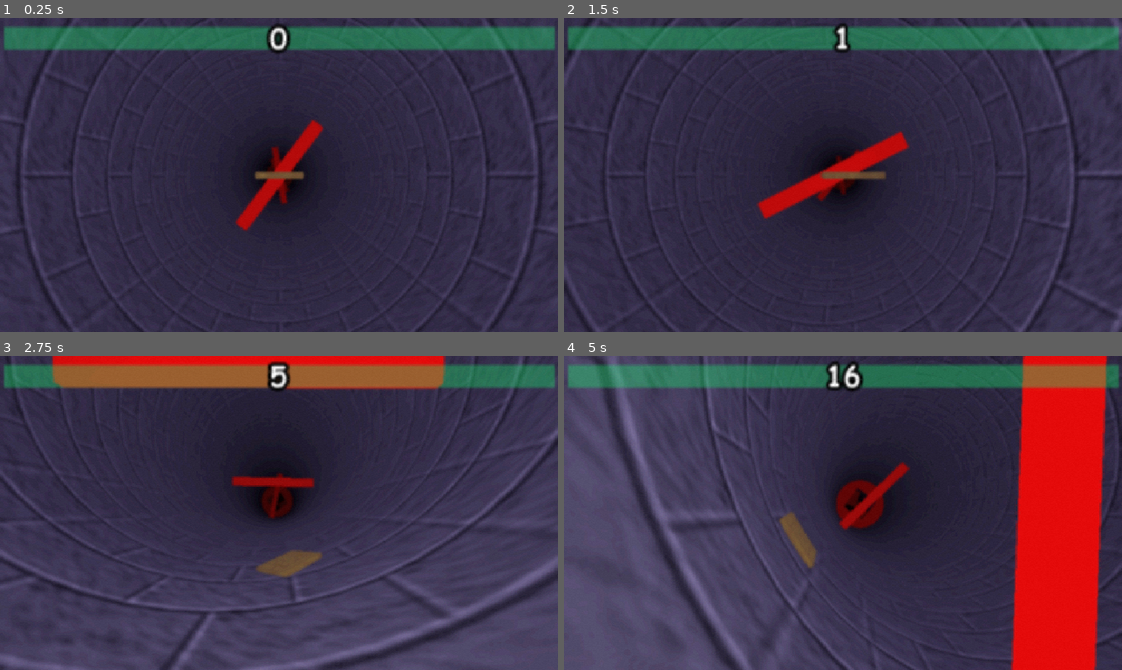
Above: before the commit, frames 1-4 (two rows, left to right).
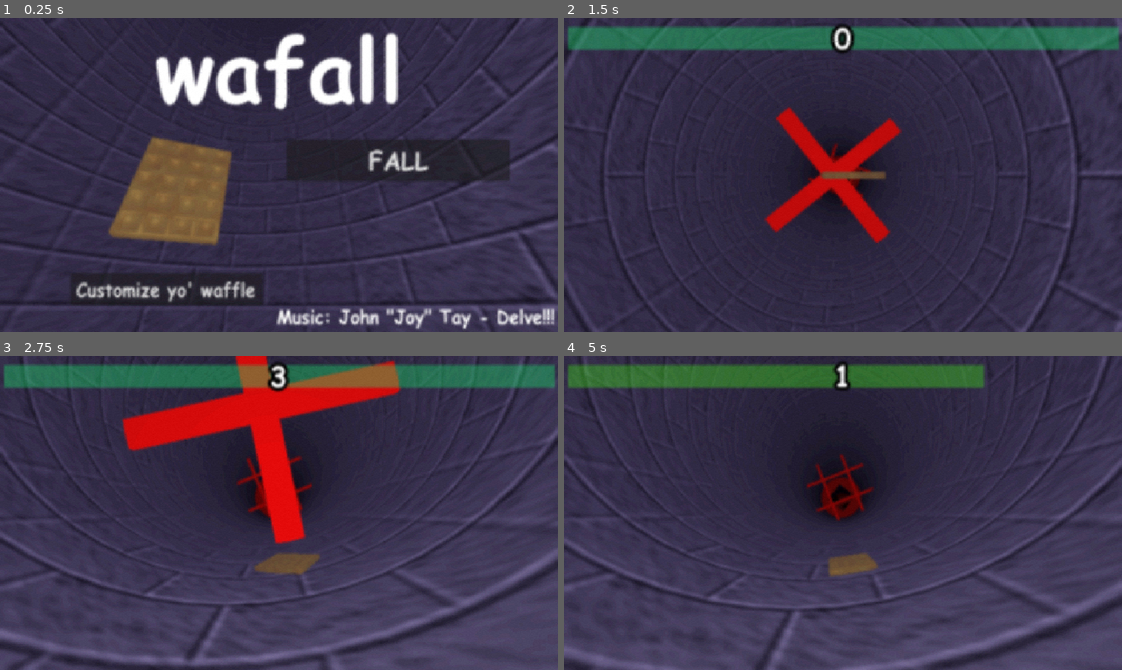
Above: after the commit, the same moments.

Repository: TaelsDaFoox/wafall
Game: Godot game, scene res://title_alt.tscn
Two runs of this game, one before a commit and one after it. Both use one fixed random seed, a clock stepped at 60 frames per second and the inputs below. Before the commit the project starts from res://world.tscn. Sound files missing from this copy of the repository are replaced by a short silence.
Inputs (mouse positions are in pixels of both pictures, inside the frame that each line leads up to):
- Up to frame 1 (0.25 s): no input
- Up to frame 2 (1.5 s): click (960, 159) at 0.5 s, where only the run after the commit has a clickable "FALL"; tap Enter at 1.25 s; hold D (right) from 1.28 s (still down); tap Alt at 1.35 s
- Up to frame 3 (2.75 s): release D (right) at 2.03 s; hold S (down) from 2.03 s (still down); tap Shift at 2.1 s
- Up to frame 4 (5 s): release S (down) at 2.78 s; hold D (right) 2.78-3.53 s; tap Alt at 2.85, 4.35 s; hold W (up) 3.53-4.28 s; tap Shift at 3.6 s; hold A (left) from 4.28 s (still down)

The runs differ from the first frame. In frame 1, 31% of the frame differs, in the area x 0-100%, y 0-100%; in frame 2, 4.4%; in frame 3, 21%; in frame 4, 49%.

Commit message:
custom characters, exploding obstacles
"customize yo' waffle" menu now works, obstacles are now removed when you hit them, and you can no longer move on the title screen

Diff:
--- a/Global.gd
+++ b/Global.gd
@@ -1,6 +1,8 @@
 extends Node
 var falldist :=0.0
 var waffleHP := 100.0
+var playermodel := 0
+var canMove = true
 signal wrap()
 func emitwrap():
 	wrap.emit()
--- a/obstacle.gd
+++ b/obstacle.gd
@@ -1,5 +1,6 @@
 extends Node3D
 var spinspeed := 0.0
+var active=true
 
 func _ready() -> void:
 	spinspeed= randf_range(-1,1)
@@ -12,7 +13,10 @@
 
 
 func _on_area_3d_body_entered(body: Node3D) -> void:
-	body.explode()
+	if active:
+		body.explode()
+		active=false
+		visible=false
 	#get_tree().reload_current_scene()
 
 func _process(delta: float) -> void:
--- a/obstacle_controller.gd
+++ b/obstacle_controller.gd
@@ -1,7 +1,8 @@
 extends Node3D
-var obstacle1 = load("res://obstacles/obstacle_line.tscn")
-var obstacle2 = load("res://obstacles/obstacle_checker.tscn")
-var obstacle3 = load("res://obstacles/obstacle_hole.tscn")
+#var obstacle1 = load("res://obstacles/obstacle_line.tscn")
+#var obstacle2 = load("res://obstacles/obstacle_checker.tscn")
+#var obstacle3 = load("res://obstacles/obstacle_hole.tscn")
+var obstacles = [load("res://obstacles/obstacle_line.tscn"),load("res://obstacles/obstacle_checker.tscn"),load("res://obstacles/obstacle_hole.tscn"),load("res://obstacles/obstacle_cross.tscn"),load("res://obstacles/obstacle_grid.tscn")]
 @export var obstacledist = 200
 
 func _ready() -> void:
@@ -10,21 +11,15 @@
 
 func spawnObstacle():
 	var obstacle = newObstacle()
-	get_parent().add_child(obstacle)
 	obstacle.position.y = -obstacledist*5
 	obstacle.rotation.y=randf()*PI*2
+	get_parent().add_child(obstacle)
 
 func spawnObstacleCustom(dist:float):
 	var obstacle = newObstacle()
-	get_parent().add_child.call_deferred(obstacle)
 	obstacle.position.y = -dist
 	obstacle.rotation.y=randf()*PI*2
+	get_parent().add_child.call_deferred(obstacle)
 
 func newObstacle():
-	match randi_range(1,3):
-		1:
-			return obstacle1.instantiate()
-		2:
-			return obstacle2.instantiate()
-		3:
-			return obstacle3.instantiate()
+	return obstacles[randi_range(0,obstacles.size()-1)].instantiate()
--- /dev/null
+++ b/obstacles/obstacle_cross.tscn
@@ -0,0 +1,32 @@
+[gd_scene load_steps=4 format=3 uid="uid://cn2ci8rip5o33"]
+
+[ext_resource type="Script" uid="uid://mguwx63lkt2u" path="res://obstacle.gd" id="1_jj240"]
+[ext_resource type="Material" uid="uid://jdpydlx2ixyq" path="res://materials/killbrick_mat.tres" id="2_ml66l"]
+
+[sub_resource type="BoxShape3D" id="BoxShape3D_882fk"]
+size = Vector3(10.728516, 2.282959, 108.23047)
+
+[node name="Obstacle" type="Node3D"]
+script = ExtResource("1_jj240")
+
+[node name="Area3D" type="Area3D" parent="."]
+collision_layer = 0
+collision_mask = 2
+
+[node name="CollisionShape3D" type="CollisionShape3D" parent="Area3D"]
+shape = SubResource("BoxShape3D_882fk")
+
+[node name="CollisionShape3D2" type="CollisionShape3D" parent="Area3D"]
+transform = Transform3D(-4.371139e-08, 0, -1, 0, 1, 0, 1, 0, -4.371139e-08, 0, 0, 0)
+shape = SubResource("BoxShape3D_882fk")
+
+[node name="CSGBox3D" type="CSGBox3D" parent="."]
+size = Vector3(10.676025, 2.248291, 114.22754)
+material = ExtResource("2_ml66l")
+
+[node name="CSGBox3D2" type="CSGBox3D" parent="."]
+transform = Transform3D(-4.371139e-08, 0, -1, 0, 1, 0, 1, 0, -4.371139e-08, 0, 0, 0)
+size = Vector3(10.676025, 2.248291, 114.22754)
+material = ExtResource("2_ml66l")
+
+[connection signal="body_entered" from="Area3D" to="." method="_on_area_3d_body_entered"]
--- /dev/null
+++ b/obstacles/obstacle_grid.tscn
@@ -0,0 +1,52 @@
+[gd_scene load_steps=4 format=3 uid="uid://dpb5aibr2xwyg"]
+
+[ext_resource type="Script" uid="uid://mguwx63lkt2u" path="res://obstacle.gd" id="1_lh1yy"]
+[ext_resource type="Material" uid="uid://jdpydlx2ixyq" path="res://materials/killbrick_mat.tres" id="2_27fsf"]
+
+[sub_resource type="BoxShape3D" id="BoxShape3D_882fk"]
+size = Vector3(4, 2.282959, 194.80847)
+
+[node name="Obstacle" type="Node3D"]
+script = ExtResource("1_lh1yy")
+
+[node name="Area3D" type="Area3D" parent="."]
+collision_layer = 0
+collision_mask = 2
+
+[node name="CollisionShape3D" type="CollisionShape3D" parent="Area3D"]
+transform = Transform3D(1, 0, 0, 0, 1, 0, 0, 0, 1, -20, 0, -20)
+shape = SubResource("BoxShape3D_882fk")
+
+[node name="CollisionShape3D2" type="CollisionShape3D" parent="Area3D"]
+transform = Transform3D(-4.371139e-08, 0, -1, 0, 1, 0, 1, 0, -4.371139e-08, -20, 0, -20)
+shape = SubResource("BoxShape3D_882fk")
+
+[node name="CollisionShape3D3" type="CollisionShape3D" parent="Area3D"]
+transform = Transform3D(1, 0, 0, 0, 1, 0, 0, 0, 1, 20, 0, 20)
+shape = SubResource("BoxShape3D_882fk")
+
+[node name="CollisionShape3D4" type="CollisionShape3D" parent="Area3D"]
+transform = Transform3D(-4.371139e-08, 0, -1, 0, 1, 0, 1, 0, -4.371139e-08, -23.289001, 0, 19.999998)
+shape = SubResource("BoxShape3D_882fk")
+
+[node name="CSGBox3D" type="CSGBox3D" parent="."]
+transform = Transform3D(1, 0, 0, 0, 1, 0, 0, 0, 1, -20, 0, 0.9699707)
+size = Vector3(4, 2.248291, 156.16748)
+material = ExtResource("2_27fsf")
+
+[node name="CSGBox3D2" type="CSGBox3D" parent="."]
+transform = Transform3D(-4.371139e-08, 0, -1, 0, 1, 0, 1, 0, -4.371139e-08, 0.0715332, 0, -20)
+size = Vector3(4, 2.248291, 154.3706)
+material = ExtResource("2_27fsf")
+
+[node name="CSGBox3D3" type="CSGBox3D" parent="."]
+transform = Transform3D(1, 0, 0, 0, 1, 0, 0, 0, 1, 20, 0, 0.7565918)
+size = Vector3(4, 2.248291, 152.71436)
+material = ExtResource("2_27fsf")
+
+[node name="CSGBox3D4" type="CSGBox3D" parent="."]
+transform = Transform3D(-4.371139e-08, 0, -1, 0, 1, 0, 1, 0, -4.371139e-08, -7.9797363, 0, 19.999998)
+size = Vector3(4, 2.248291, 170.18701)
+material = ExtResource("2_27fsf")
+
+[connection signal="body_entered" from="Area3D" to="." method="_on_area_3d_body_entered"]
--- a/obstacles/obstacle_line.tscn
+++ b/obstacles/obstacle_line.tscn
@@ -4,7 +4,7 @@
 [ext_resource type="Material" uid="uid://jdpydlx2ixyq" path="res://materials/killbrick_mat.tres" id="1_qdxwr"]
 
 [sub_resource type="BoxShape3D" id="BoxShape3D_882fk"]
-size = Vector3(10.728516, 2.282959, 108.23047)
+size = Vector3(21.56836, 2.282959, 108.23047)
 
 [node name="Obstacle" type="Node3D"]
 script = ExtResource("1_882fk")
@@ -17,7 +17,7 @@
 shape = SubResource("BoxShape3D_882fk")
 
 [node name="CSGBox3D" type="CSGBox3D" parent="."]
-size = Vector3(10.676025, 2.248291, 114.22754)
+size = Vector3(21.563477, 2.248291, 114.22754)
 material = ExtResource("1_qdxwr")
 
 [connection signal="body_entered" from="Area3D" to="." method="_on_area_3d_body_entered"]
--- a/project.godot
+++ b/project.godot
@@ -11,7 +11,7 @@
 [application]
 
 config/name="Wafall"
-run/main_scene="uid://cue8mk11ld61t"
+run/main_scene="uid://cis7jhbcm5lqp"
 config/features=PackedStringArray("4.5", "GL Compatibility")
 config/icon="res://icon.svg"
 
@@ -32,6 +32,14 @@
 
 [input]
 
+ui_accept={
+"deadzone": 0.5,
+"events": [Object(InputEventKey,"resource_local_to_scene":false,"resource_name":"","device":0,"window_id":0,"alt_pressed":false,"shift_pressed":false,"ctrl_pressed":false,"meta_pressed":false,"pressed":false,"keycode":4194309,"physical_keycode":0,"key_label":0,"unicode":0,"location":0,"echo":false,"script":null)
+, Object(InputEventKey,"resource_local_to_scene":false,"resource_name":"","device":0,"window_id":0,"alt_pressed":false,"shift_pressed":false,"ctrl_pressed":false,"meta_pressed":false,"pressed":false,"keycode":4194310,"physical_keycode":0,"key_label":0,"unicode":0,"location":0,"echo":false,"script":null)
+, Object(InputEventKey,"resource_local_to_scene":false,"resource_name":"","device":0,"window_id":0,"alt_pressed":false,"shift_pressed":false,"ctrl_pressed":false,"meta_pressed":false,"pressed":false,"keycode":32,"physical_keycode":0,"key_label":0,"unicode":32,"location":0,"echo":false,"script":null)
+, Object(InputEventJoypadButton,"resource_local_to_scene":false,"resource_name":"","device":-1,"button_index":0,"pressure":0.0,"pressed":true,"script":null)
+]
+}
 up={
 "deadzone": 0.2,
 "events": [Object(InputEventKey,"resource_local_to_scene":false,"resource_name":"","device":-1,"window_id":0,"alt_press …(192 unchanged characters)…
--- a/title_alt.tscn
+++ b/title_alt.tscn
@@ -1,14 +1,13 @@
-[gd_scene load_steps=11 format=3 uid="uid://cis7jhbcm5lqp"]
+[gd_scene load_steps=10 format=3 uid="uid://cis7jhbcm5lqp"]
 
 [ext_resource type="Material" uid="uid://chl7b8pmev0ih" path="res://materials/Bricks.tres" id="1_a8gxr"]
 [ext_resource type="PackedScene" uid="uid://dian7bnwaawuo" path="res://waffle.tscn" id="2_2i62n"]
 [ext_resource type="PhysicsMaterial" uid="uid://oyblx46378ey" path="res://materials/frictionless.tres" id="3_si5mo"]
 [ext_resource type="Script" uid="uid://dfxaw82x21wd3" path="res://camera_title.gd" id="4_g24ii"]
 [ext_resource type="Script" uid="uid://cborgbtsf0dtx" path="res://wall_collision.gd" id="5_4q325"]
-[ext_resource type="FontFile" uid="uid://kg3qgerw6jf0" path="res://fonts/comicbd.ttf" id="7_2i62n"]
 [ext_resource type="AudioStream" uid="uid://dhbvcygskw4al" path="res://audio/music/Delve!!!.wav" id="7_a8gxr"]
 [ext_resource type="Material" uid="uid://cc6jq52jf3gxv" path="res://materials/jpeg.tres" id="7_p2suv"]
-[ext_resource type="Script" uid="uid://ws4pks405ugm" path="res://title_menu.gd" id="8_si5mo"]
+[ext_resource type="PackedScene" uid="uid://dg6t0vlqegxpm" path="res://titlemenus/title_menu_main.tscn" id="8_2i62n"]
 
 [sub_resource type="Environment" id="Environment_36lrl"]
 ambient_light_source = 2
@@ -52,76 +51,6 @@
 ring_sides = 3
 script = ExtResource("5_4q325")
 
-[node name="TitleMenu" type="Control" parent="."]
-layout_mode = 3
-anchors_preset = 15
-anchor_right = 1.0
-anchor_bottom = 1.0
-grow_horizontal = 2
-grow_vertical = 2
-script = ExtResource("8_si5mo")
-
-[node name="Label" type="Label" parent="TitleMenu"]
-layout_mode = 1
-anchors_preset = 15
-anchor_right = 1.0
-anchor_bottom = 1.0
-offset_top = -15.0
-offset_bottom = -15.0
-grow_horizontal = 2
-grow_vertical = 2
-theme_override_fonts/font = ExtResource("7_2i62n")
-theme_override_font_sizes/font_size = 100
-text = "wafall"
-horizontal_alignment = 1
-
-[node name="Start" type="Button" parent="TitleMenu"]
-layout_mode = 1
-anchors_preset = 11
-anchor_left = 1.0
-anchor_right = 1.0
-anchor_bottom = 1.0
-offset_left = -312.0
-offset_top = 139.0
-offset_right = -56.0
-offset_bottom = -173.0
-grow_horizontal = 0
-grow_vertical = 2
-theme_override_fonts/font = ExtResource("7_2i62n")
-theme_override_font_sizes/font_size = 28
-text = "FALL"
-
-[node name="Customize" type="Button" parent="TitleMenu"]
-layout_mode = 1
-anchors_preset = 15
-anchor_right = 1.0
-anchor_bottom = 1.0
-offset_left = 80.0
-offset_top = 292.0
-offset_right = -340.0
-offset_bottom = -31.0
-grow_horizontal = 2
-grow_vertical = 2
-theme_override_fonts/font = ExtResource("7_2i62n")
-theme_override_font_sizes/font_size = 20
-text = "Customize yo' waffle"
-
-[node name="Label2" type="Label" parent="TitleMenu"]
-layout_mode = 1
-anchors_preset = -1
-anchor_top = 1.0
-anchor_bottom = 1.0
-offset_left = 4.0
-offset_top = -144.0
-offset_right = 392.0
-offset_bottom = -3.0
-grow_horizontal = 2
-grow_vertical = 2
-theme_override_fonts/font = ExtResource("7_2i62n")
-theme_override_font_sizes/font_size = 20
-text = "Music: John \"Joy\" Tay - Delve!!!"
-vertical_alignment = 2
-
 [node name="CanvasLayer" type="CanvasLayer" parent="."]
 
 [node name="ColorRect" type="ColorRect" parent="CanvasLayer"]
@@ -138,4 +67,4 @@
 volume_db = -10.0
 autoplay = true
 
-[connection signal="pressed" from="TitleMenu/Start" to="TitleMenu" method="_on_start_pressed"]
+[node name="TitleMenuMain" parent="." instance=ExtResource("8_2i62n")]
--- a/title_menu.gd
+++ b/title_menu.gd
@@ -1,5 +1,13 @@
 extends Control
+var customizeMenu = load("res://titlemenus/customize_menu.tscn")
+
+func _ready() -> void:
+	Global.canMove=false
+func _on_start_pressed() -> void:
+	Global.canMove=true
+	get_tree().change_scene_to_file("res://world.tscn")
 
 
-func _on_start_pressed() -> void:
-	get_tree().change_scene_to_file("res://world.tscn")
+func _on_customize_pressed() -> void:
+	get_parent().add_child(customizeMenu.instantiate())
+	queue_free()
--- /dev/null
+++ b/titlemenus/customize_menu.gd
@@ -0,0 +1,16 @@
+extends Control
+var mainMenu = load("res://titlemenus/title_menu_main.tscn")
+@onready var waffle = get_parent().get_node("Waffle")
+
+func _on_customize_pressed() -> void:
+	get_parent().add_child(mainMenu.instantiate())
+	queue_free()
+
+
+func _on_waffle_button_pressed() -> void:
+	Global.playermodel=0
+	waffle.updatemodel()
+
+func _on_bread_button_pressed() -> void:
+	Global.playermodel=1
+	waffle.updatemodel()
--- /dev/null
+++ b/titlemenus/customize_menu.tscn
@@ -0,0 +1,102 @@
+[gd_scene load_steps=3 format=3 uid="uid://dv4xd3u5b5dbt"]
+
+[ext_resource type="Script" uid="uid://dtiof23kyxmbe" path="res://titlemenus/customize_menu.gd" id="1_qk5r2"]
+[ext_resource type="FontFile" uid="uid://kg3qgerw6jf0" path="res://fonts/comicbd.ttf" id="2_20dcv"]
+
+[node name="CustomizeMenu" type="Control"]
+layout_mode = 3
+anchors_preset = 15
+anchor_right = 1.0
+anchor_bottom = 1.0
+grow_horizontal = 2
+grow_vertical = 2
+script = ExtResource("1_qk5r2")
+
+[node name="Header" type="Label" parent="."]
+layout_mode = 1
+anchors_preset = 15
+anchor_right = 1.0
+anchor_bottom = 1.0
+offset_top = -8.0
+offset_bottom = -15.0
+grow_horizontal = 2
+grow_vertical = 2
+theme_override_fonts/font = ExtResource("2_20dcv")
+theme_override_font_sizes/font_size = 55
+text = "Customize yo' waffle"
+horizontal_alignment = 1
+
+[node name="DoneButton" type="Button" parent="."]
+layout_mode = 1
+anchors_preset = 15
+anchor_right = 1.0
+anchor_bottom = 1.0
+offset_left = 81.0
+offset_top = 292.0
+offset_right = -339.0
+offset_bottom = -17.0
+grow_horizontal = 2
+grow_vertical = 2
+theme_override_fonts/font = ExtResource("2_20dcv")
+theme_override_font_sizes/font_size = 30
+text = "Done"
+
+[node name="MusicCredit" type="Label" parent="."]
+layout_mode = 1
+anchors_preset = -1
+anchor_left = 1.0
+anchor_top = 1.0
+anchor_right = 1.0
+anchor_bottom = 1.0
+offset_left = -392.0
+offset_top = -145.0
+offset_right = -4.0
+offset_bottom = -4.0
+grow_horizontal = 2
+grow_vertical = 2
+theme_override_fonts/font = ExtResource("2_20dcv")
+theme_override_font_sizes/font_size = 20
+text = "Music: John \"Joy\" Tay - Delve!!!"
+horizontal_alignment = 2
+vertical_alignment = 2
+
+[node name="GridContainer" type="GridContainer" parent="."]
+layout_mode = 1
+anchors_preset = 15
+anchor_right = 1.0
+anchor_bottom = 1.0
+offset_left = 396.0
+offset_top = 85.0
+offset_right = -17.0
+offset_bottom = -41.0
+grow_horizontal = 2
+grow_vertical = 2
+
+[node name="WaffleButton" type="Button" parent="GridContainer"]
+layout_mode = 2
+theme_override_fonts/font = ExtResource("2_20dcv")
+theme_override_font_sizes/font_size = 28
+text = "Waffle"
+
+[node name="BreadButton" type="Button" parent="GridContainer"]
+layout_mode = 2
+theme_override_fonts/font = ExtResource("2_20dcv")
+theme_override_font_sizes/font_size = 28
+text = "Bread
+"
+
+[node name="JoltButton" type="Button" parent="GridContainer"]
+layout_mode = 2
+theme_override_fonts/font = ExtResource("2_20dcv")
+theme_override_font_sizes/font_size = 28
+text = "Plushie"
+
+[node name="KirbyButton" type="Button" parent="GridContainer"]
+layout_mode = 2
+theme_override_fonts/font = ExtResource("2_20dcv")
+theme_override_font_sizes/font_size = 24
+text = "Mr. Dreamland"
+
+[connection signal="pressed" from="DoneButton" to="." method="_on_customize_pressed"]
+[connection signal="pressed" from="GridContainer/WaffleButton" to="." method="_on_waffle_button_pressed"]
+[connection signal="pressed" from="GridContainer/BreadButton" to="." method="_on_bread_button_pressed"]
--- /dev/null
+++ b/titlemenus/title_menu_main.tscn
@@ -0,0 +1,80 @@
+[gd_scene load_steps=3 format=3 uid="uid://dg6t0vlqegxpm"]
+
+[ext_resource type="Script" uid="uid://ws4pks405ugm" path="res://title_menu.gd" id="1_li0mb"]
+[ext_resource type="FontFile" uid="uid://kg3qgerw6jf0" path="res://fonts/comicbd.ttf" id="2_v6bae"]
+
+[node name="TitleMenuMain" type="Control"]
+layout_mode = 3
+anchors_preset = 15
+anchor_right = 1.0
+anchor_bottom = 1.0
+grow_horizontal = 2
+grow_vertical = 2
+script = ExtResource("1_li0mb")
+
+[node name="Label" type="Label" parent="."]
+layout_mode = 1
+anchors_preset = 15
+anchor_right = 1.0
+anchor_bottom = 1.0
+offset_top = -15.0
+offset_bottom = -15.0
+grow_horizontal = 2
+grow_vertical = 2
+theme_override_fonts/font = ExtResource("2_v6bae")
+theme_override_font_sizes/font_size = 100
+text = "wafall"
+horizontal_alignment = 1
+
+[node name="Start" type="Button" parent="."]
+layout_mode = 1
+anchors_preset = 11
+anchor_left = 1.0
+anchor_right = 1.0
+anchor_bottom = 1.0
+offset_left = -312.0
+offset_top = 139.0
+offset_right = -56.0
+offset_bottom = -173.0
+grow_horizontal = 0
+grow_vertical = 2
+theme_override_fonts/font = ExtResource("2_v6bae")
+theme_override_font_sizes/font_size = 28
+text = "FALL"
+
+[node name="Customize" type="Button" parent="."]
+layout_mode = 1
+anchors_preset = 15
+anchor_right = 1.0
+anchor_bottom = 1.0
+offset_left = 80.0
+offset_top = 292.0
+offset_right = -340.0
+offset_bottom = -31.0
+grow_horizontal = 2
+grow_vertical = 2
+theme_override_fonts/font = ExtResource("2_v6bae")
+theme_override_font_sizes/font_size = 20
+text = "Customize yo' waffle"
+
+[node name="MusicCredit" type="Label" parent="."]
+layout_mode = 1
+anchors_preset = -1
+anchor_left = 1.0
+anchor_top = 1.0
+anchor_right = 1.0
+anchor_bottom = 1.0
+offset_left = -392.0
+offset_top = -145.0
+offset_right = -4.0
+offset_bottom = -4.0
+grow_horizontal = 2
+grow_vertical = 2
+theme_override_fonts/font = ExtResource("2_v6bae")
+theme_override_font_sizes/font_size = 20
+text = "Music: John \"Joy\" Tay - Delve!!!"
+horizontal_alignment = 2
+vertical_alignment = 2
+
+[connection signal="pressed" from="Start" to="." method="_on_start_pressed"]
+[connection signal="pressed" from="Customize" to="." method="_on_customize_pressed"]
--- a/waffle.gd
+++ b/waffle.gd
@@ -7,7 +7,19 @@
 @export var healrate = 0.5
 @onready var dangersfx = $DangerSFX
 @onready var dangerspr = $danger
+var wafflemodel = load("res://models/waffle.glb")
+var breadmodel = load("res://models/bread.glb")
 @onready var model = $model
+func _ready() -> void:
+	updatemodel()
+func updatemodel():
+	model.queue_free()
+	match Global.playermodel:
+		0:
+			model = wafflemodel.instantiate()
+		1:
+			model = breadmodel.instantiate()
+	add_child(model)
 func _physics_process(delta: float) -> void:
 	Global.waffleHP=clampf(Global.waffleHP+(healrate*delta),0.0,100.0)
 	if Global.waffleHP<=25.0:
@@ -21,6 +33,8 @@
 		dangerspr.visible=false
 		dangersfx.playing=false
 	var input_dir = Input.get_vector("left","right","up","down",0.5)
+	if not Global.canMove:
+		input_dir=Vector2.ZERO
 	apply_central_force(Vector3(input_dir.x,0,input_dir.y)*(delta*movespeed))
 	apply_torque(Vector3(input_dir.y,0,-input_dir.x)*(delta*movespeed))
 	#print(input_dir)
Binary file added: models/bread.glb
Not shown, added: models/bread.glb.import
Not shown, added: titlemenus/customize_menu.gd.uid
